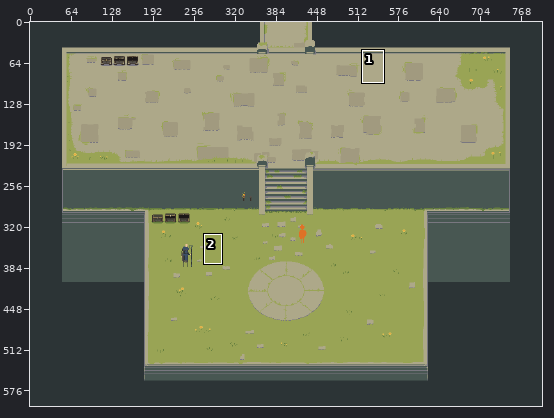
Pixel-art file -- core/assets/maps/spawn/spawn.aseprite. Above, an overview of the earlier version with the close-up marked.
Close-up. Earlier state:
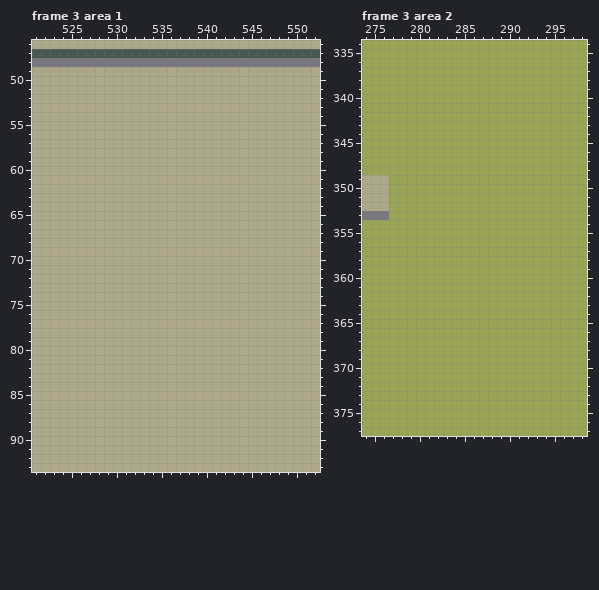
800x600 pixels, 3 frames. Shown: frame 3 area 1: x 521..552, y 46..93; frame 3 area 2: x 274..298, y 334..377. The commit also changed other frames or places, which this record leaves out.
New version:
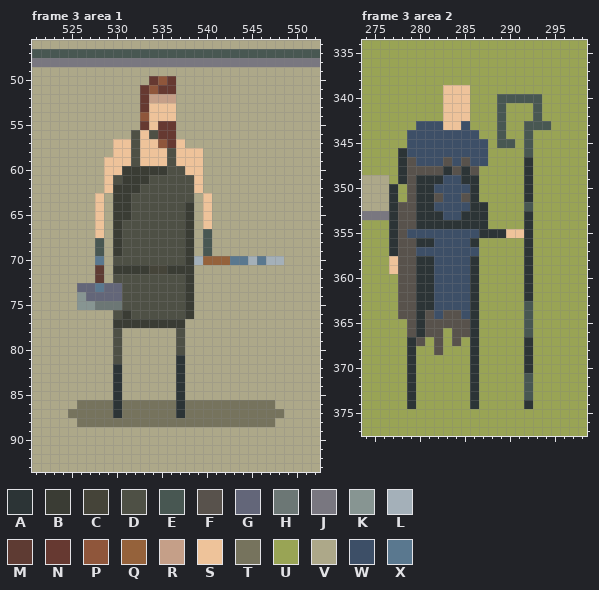
Palette (. is transparent): A #2c3436  B #3a3c34  C #454439  D #4e5045  E #485752  F #58524c  G #636679  H #6c7775  J #797780  K #879592  L #a4b0b9  M #5e3b33  N #663931  P #8f563b  Q #95623b  R #c59f88  S #eec39a  T #76735d  U #99a455  V #ada889  W #3d4f67  X #5a788f
Edits made:
layer "npc/balcksmith" added
Changed rows in their new state; - is an unchanged pixel.
Frame 3 area 1, layer "npc/balcksmith":
first column x 525:
50 ---------NPN------------
51 --------NPNN------------
52 --------NRRR------------
53 --------NSSS------------
54 --------PSSS------------
55 --------NSNN------------
56 -------DSDNN------------
57 -----SSDSSPNS-----------
58 -----SSDSSSDSSS---------
59 ----SSSDSSSDSSS---------
60 ----SSBBBBBDDSS---------
61 ----SDBBBDDDDDS---------
62 ----SBBBDDDDDDS---------
63 ---S-BBDDDDDDD-S--------
64 ---S-BBDDDDDDB-S--------
65 ---S-BBDDDDDDB-S--------
66 ---S-BDDDDDDDB-S--------
67 ---S-BDDDDDDDB-E--------
68 ---E-BDDDDDDDB-E--------
69 ---E-BDDDDDDDB-E--------
70 ---X-DDDDDDDDBLQQQXXLXLL
71 ---M-BBBBCCBBB----------
72 ---M-DDDDDDDDB----------
73 -GGXGGDDDDDDDB----------
74 -KGGGGDDDDDDDB----------
75 -KKHHHDDDDDDDB----------
76 -----DBDDDDDDB----------
77 -----BBBBBBBB-----------
78 -----D------D-----------
79 -----D------D-----------
80 -----D------D-----------
81 -----D------A-----------
82 -----A------A-----------
83 -----A------A-----------
84 -----A------A-----------
85 -----A------A-----------
86 -TTTTATTTTTTATTTTTTTTTT-
87 TTTTTATTTTTTATTTTTTTTTTT
88 -TTTTTTTTTTTTTTTTTTTTTT-
Frame 3 area 2, layer "npc/npc1":
first column x 277:
339 ------SSS---------
340 ------SSS---EEEEE-
341 ------SSS---E---E-
342 ------SSS---E---E-
343 ---WWWSSW---E--EEE
344 --WWWWWWWW--E--E--
345 --WWWWWWWWW-EE-E--
346 -AWWWWWWWWW----E--
347 -AFWWWFWFWW----A--
348 -AFFFFAFAF-----A--
349 -AFAAAWWAA-----A--
350 A-FAAWWWWA-----A--
351 A-FAAFWWFA-----A--
352 AFFAAWWWWAA----E--
353 AFFAAAWWAAA----A--
354 AFFAAAAAAAA----A--
355 AFWWWWWWWWAAASSA--
356 AFFAAWWWWA-----A--
357 AFFWWWWWWW-----A--
358 SFFAAWWWWA-----A--
359 SFFAAWWWWA-----A--
360 -FFAAWWWWA-----A--
361 -FFAAWWWWA-----A--
362 -FFAAWWWWA-----A--
363 -FFAAWWWWA-----E--
364 -FFAFWFFWA-----E--
365 --FAFFFFFA-----E--
366 --FAFF-FFA-----E--
367 --AF-F-F-A-----A--
368 --A--F---A-----A--
369 --A------A-----A--
370 --A------A-----A--
371 --A------A-----E--
372 --A------A-----E--
373 --A------A-----E--
374 --A------A-----A--
Pixel boxes of the changes (left, top, right, bottom) in both close-ups:
changed: (68, 76, 284, 427)
changed: (389, 85, 551, 409)
